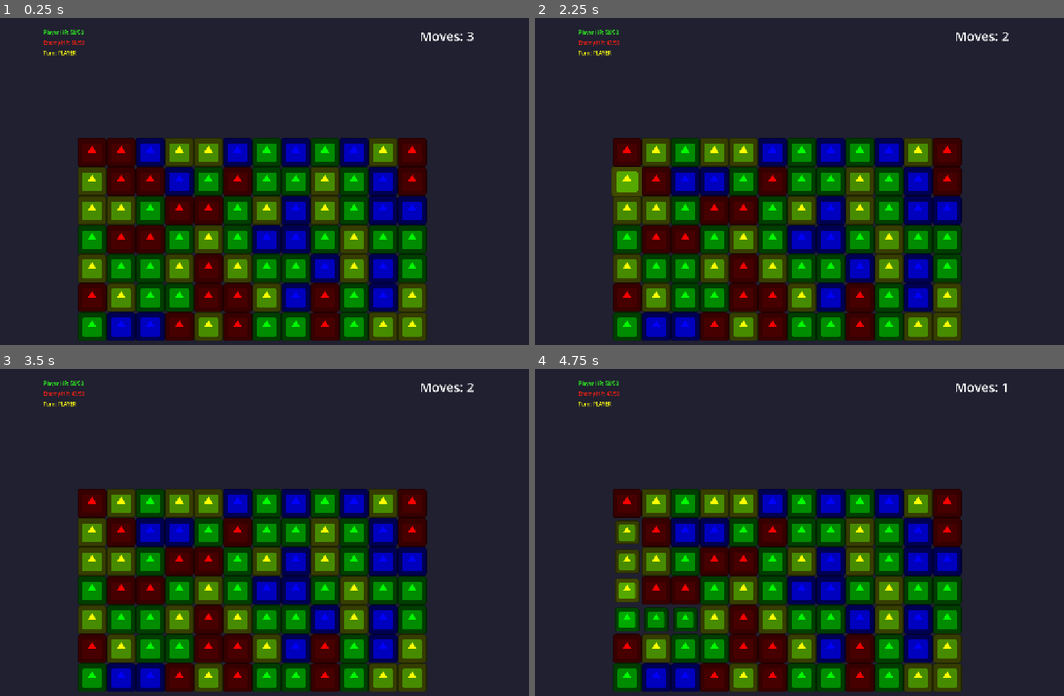
Above: before the commit, frames 1-4 (two rows, left to right).
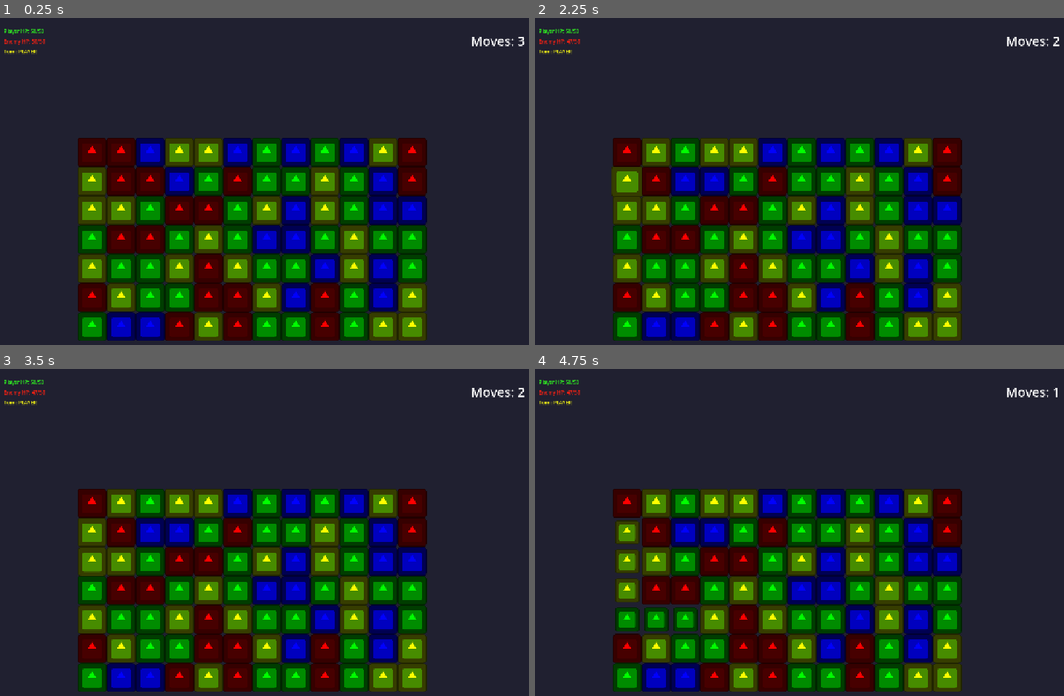
Above: after the commit, the same moments.

Repository: Santicavaliere/Match3-Combat-Prototype
Game: Godot game, scene res://Scenes/Game/GameLevel.tscn
The game is run twice, just before and just after one commit, with the same random seed, the same clock (stepped at 60 frames per second) and the same inputs. The engine's default icon, where the game draws it, is replaced by a stand-in: a white triangle on a blue panel in a dark square.
Inputs (mouse positions are in pixels of both pictures, inside the frame that each line leads up to):
- Up to frame 1 (0.25 s): no input
- Up to frame 2 (2.25 s): tap Enter at 0.5 s; drag from (624, 152) to (624, 240) at 0.52 s; drag from (624, 152) to (624, 240) at 1.27 s; tap Space at 2 s; move the mouse to (624, 181) at 2.02 s; click (624, 181) at 2.17 s
- Up to frame 3 (3.5 s): tap Enter at 2.75 s; drag from (89, 561) to (89, 676) at 2.77 s
- Up to frame 4 (4.75 s): drag from (624, 591) to (815, 532) at 3.52 s; drag from (624, 620) to (698, 450) at 4.27 s

The runs differ from the first frame. In frame 1, 0.7% of the frame differs, in the area x 0-100%, y 3-12%; in frame 2, 0.9%; in frame 3, 0.7%; in frame 4, 0.9%, in the area x 0-99%, y 3-80%.

Commit message:
Milestone 4 Clean

Diff:
--- a/Scenes/Game/GameLevel.tscn
+++ b/Scenes/Game/GameLevel.tscn
@@ -36,10 +36,10 @@
 anchor_left = 0.5
 anchor_right = 0.5
 anchor_bottom = 0.0
-offset_left = -462.0
-offset_top = 24.0
-offset_right = -155.0
-offset_bottom = 194.0
+offset_left = -577.0
+offset_top = 19.0
+offset_right = -270.0
+offset_bottom = 189.0
 grow_vertical = 1
 size_flags_horizontal = 4
 
--- a/Scenes/UI/HUD.tscn
+++ b/Scenes/UI/HUD.tscn
@@ -20,34 +20,45 @@
 anchors_preset = 15
 anchor_right = 1.0
 anchor_bottom = 1.0
-offset_left = 100.0
-offset_top = 200.0
-offset_right = -880.0
-offset_bottom = -350.0
+offset_left = 18.0
+offset_top = 24.0
+offset_right = -962.0
+offset_bottom = -526.0
 grow_horizontal = 2
 grow_vertical = 2
 scale = Vector2(0.7, 0.7)
+mouse_filter = 2
 script = ExtResource("1_qc5w2")
 
 [node name="MovesLabel" type="Label" parent="."]
-layout_mode = 0
+layout_mode = 1
+anchors_preset = -1
+anchor_left = 1.05713
+anchor_top = 0.12605
+anchor_right = 1.05713
+anchor_bottom = 0.12605
 offset_left = 1182.86
 offset_top = -5.71428
 offset_right = 1351.86
 offset_bottom = 49.2857
 text = "Moves: 3"
 label_settings = SubResource("LabelSettings_qc5w2")
+metadata/_edit_use_anchors_ = true
 
 [node name="DebugPanel" type="Control" parent="."]
 layout_mode = 1
 anchors_preset = 0
 offset_right = 156.0
 offset_bottom = 89.0
+mouse_filter = 2
 
 [node name="VBoxContainer" type="VBoxContainer" parent="DebugPanel"]
 layout_mode = 0
-offset_right = 200.0
-offset_bottom = 100.0
+offset_left = 40.0
+offset_top = 2.85713
+offset_right = 240.0
+offset_bottom = 102.857
+mouse_filter = 2
 theme_override_constants/separation = 10
 
 [node name="PlayerHPLabel" type="Label" parent="DebugPanel/VBoxContainer"]
--- a/Scripts/Grid/GridManager.gd
+++ b/Scripts/Grid/GridManager.gd
@@ -37,7 +37,7 @@
 	spawn_pieces()
 
 	# CONECTAR SEÑAL PARA RECUPERAR EL TURNO
-	SignalBus.enemy_turn_finished.connect(reset_turn) # <--- AGREGAR ESTO
+	#SignalBus.enemy_turn_finished.connect(reset_turn) # <--- AGREGAR ESTO
 	SignalBus.enemy_turn_finished.connect(_on_enemy_finished) # Cambiamos a una función intermedia
 	SignalBus.turn_ended.connect(_on_player_ended) # Nueva conexión lógica
 	# SignalBus.turn_ended.connect(reset_turn) # (Asegúrate que esta esté conectada si usas la lógica del fix anterior)
@@ -338,7 +338,7 @@
 
 			new_piece.setup(x, -1, type)
 			new_piece.piece_selected.connect(_on_piece_clicked)
-
+			new_piece.piece_swiped.connect(_on_piece_swiped)
 			column_pieces.push_front(new_piece)
 
 		for y in height:
--- a/Scripts/Grid/Piece.gd
+++ b/Scripts/Grid/Piece.gd
@@ -14,11 +14,8 @@
 @onready var sprite = $Sprite2D
 
 # --- IMPROVED INPUT VARIABLES ---
-## Stores the global position where the touch/click started.
 var start_touch_pos = Vector2.ZERO
-## Flag to track if the player is currently holding this piece.
 var is_dragging = false
-## Minimum distance (in pixels) the finger must move to register a swipe.
 var drag_threshold = 20.0
 
 func setup(tx: int, ty: int, t_type: int):
@@ -31,24 +28,40 @@
 		2: sprite.modulate = Color.GREEN
 		3: sprite.modulate = Color.YELLOW
 
-# 1. INITIAL DETECTION (Triggered only when touching INSIDE the collision shape)
+# 1. INITIAL DETECTION (Soporta Mouse Y Touch nativo)
 func _on_area_2d_input_event(_viewport, event, _shape_idx):
-	if event is InputEventMouseButton and event.pressed and event.button_index == MOUSE_BUTTON_LEFT:
+	# Detectar Mouse (PC) O Touch (Celular)
+	var is_click = false
+
+	if event is InputEventMouseButton and event.button_index == MOUSE_BUTTON_LEFT and event.pressed:
+		is_click = true
+	elif event is InputEventScreenTouch and event.pressed:
+		is_click = true
+
+	if is_click:
 		is_dragging = true
-		start_touch_pos = get_global_mouse_position()
+		start_touch_pos = get_global_mouse_position() # Funciona para ambos en Godot
 
 		scale = Vector2(1.1, 1.1)
 		piece_selected.emit(self)
 
-# 2. GLOBAL TRACKING (Tracks movement even if the finger leaves the piece area)
+# 2. GLOBAL TRACKING (Soporta Mouse Y Touch nativo)
 func _input(event):
 	if not is_dragging:
 		return
 
+	# Detectar SOLTAR (Mouse o Touch)
+	var is_release = false
 	if event is InputEventMouseButton and not event.pressed and event.button_index == MOUSE_BUTTON_LEFT:
+		is_release = true
+	elif event is InputEventScreenTouch and not event.pressed:
+		is_release = true
+
+	if is_release:
 		stop_dragging()
 
-	elif event is InputEventMouseMotion:
+	# Detectar ARRASTRE (Mouse o Touch)
+	elif event is InputEventMouseMotion or event is InputEventScreenDrag:
 		var current_pos = get_global_mouse_position()
 		var difference = current_pos - start_touch_pos
 
@@ -56,7 +69,6 @@
 			calculate_direction(difference)
 
 ## Determines the primary direction of the swipe (Horizontal vs Vertical).
-## Emits the swipe signal and stops the drag interaction immediately.
 func calculate_direction(difference: Vector2):
 	var direction = Vector2.ZERO
 
Not shown, changed: export_presets.cfg
